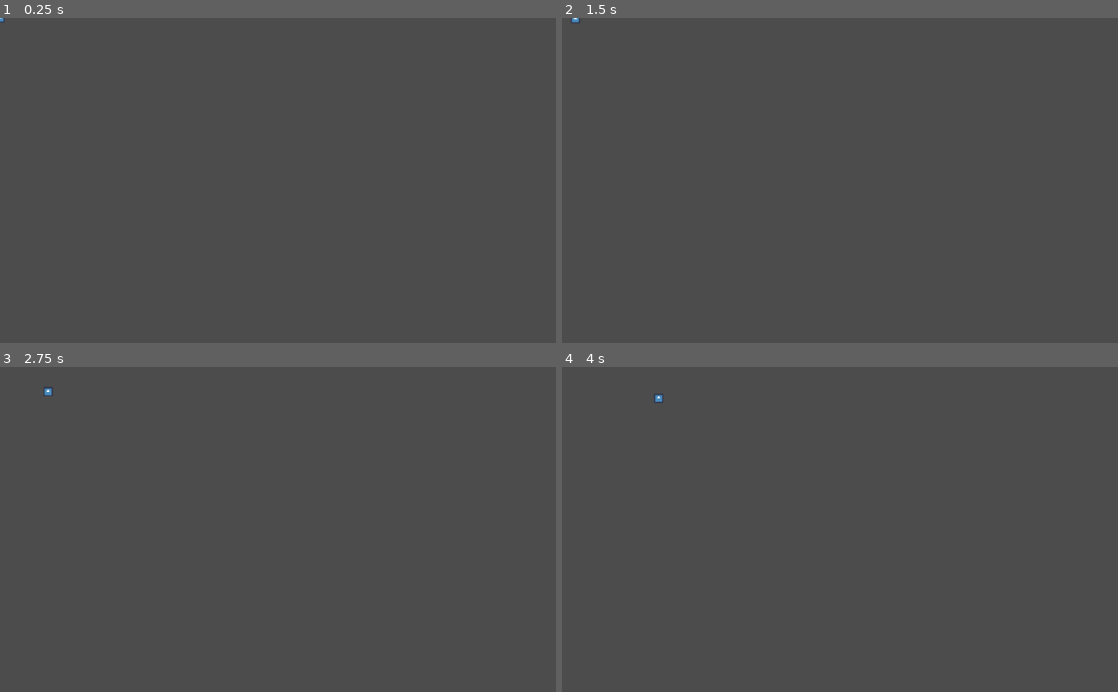
Above: before the commit, frames 1-4 (two rows, left to right).
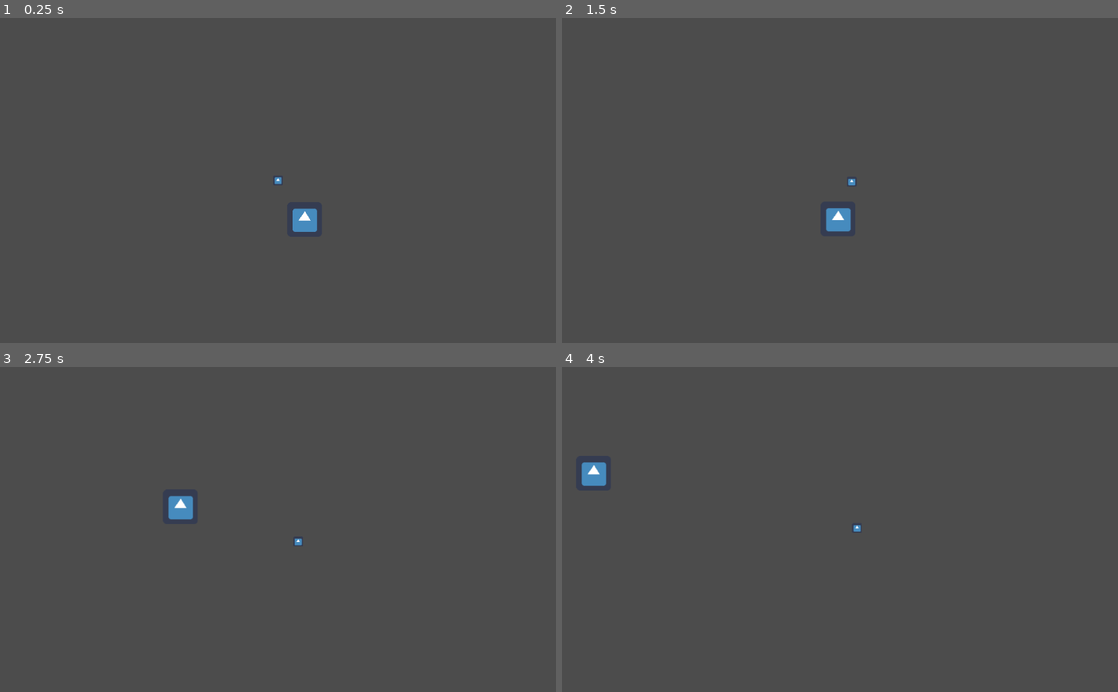
Above: after the commit, the same moments.

Repository: samithShetty/Fall-22-49er-Game-Jam
Game: Godot game, scene res://TestScene.tscn
Two runs of this game, one before a commit and one after it. Both use one fixed random seed, a clock stepped at 60 frames per second and the inputs below. The project has no main scene, so this scene is started directly. The engine's default icon, where the game draws it, is replaced by a stand-in: a white triangle on a blue panel in a dark square.
Inputs:
- Up to frame 1 (0.25 s): no input
- Up to frame 2 (1.5 s): tap Enter at 0.5 s; hold D (right) 0.53-1.28 s; hold S (down) from 1.28 s (still down)
- Up to frame 3 (2.75 s): release S (down) at 2.03 s; hold D (right) from 2.03 s (still down)
- Up to frame 4 (4 s): release D (right) at 2.78 s; hold W (up) 2.78-3.53 s; hold A (left) from 3.53 s (still down)

The runs differ from the first frame. In frame 1, 0.4% of the frame differs, in the area x 0-58%, y 0-66%; in frame 2, 0.4%; in frame 3, 0.4%, in the area x 8-55%, y 6-55%; in frame 4, 0.4%.

Commit message:
i hate you idiot (updated movement with constraints and camera smoothing

Diff:
--- a/Snowman.gd
+++ b/Snowman.gd
@@ -4,16 +4,18 @@
 # Declare member variables here. Examples:
 # var a = 2
 # var b = "text"
-
-
+export var speed = 500
+export var acceleration = 3.0
 # Called when the node enters the scene tree for the first time.
 func _ready():
 	pass # Replace with function body.
 
 func _physics_process(delta):
+	linear_velocity = Vector2(clamp(linear_velocity.x,-speed,speed),clamp(linear_velocity.y,-speed,speed))
 	var x = Input.get_action_strength("right") - Input.get_action_strength("left")
 	var y = Input.get_action_strength("up") - Input.get_action_strength("down")
-	apply_impulse(Vector2(0,0),Vector2(x,-y))
+	apply_impulse(Vector2(0,0),Vector2(acceleration*x,acceleration*-y))
+
 
 # Called every frame. 'delta' is the elapsed time since the previous frame.
 #func _process(delta):
--- a/TestScene.tscn
+++ b/TestScene.tscn
@@ -18,4 +18,10 @@
 [node name="CollisionShape2D" type="CollisionShape2D" parent="Snowman"]
 shape = SubResource( 1 )
 
-[node name="Camera2D" type="Camera2D" parent="."]
+[node name="Camera2D" type="Camera2D" parent="Snowman"]
+current = true
+smoothing_enabled = true
+
+[node name="Icon" type="Sprite" parent="."]
+position = Vector2( 49, 72 )
+texture = ExtResource( 2 )
